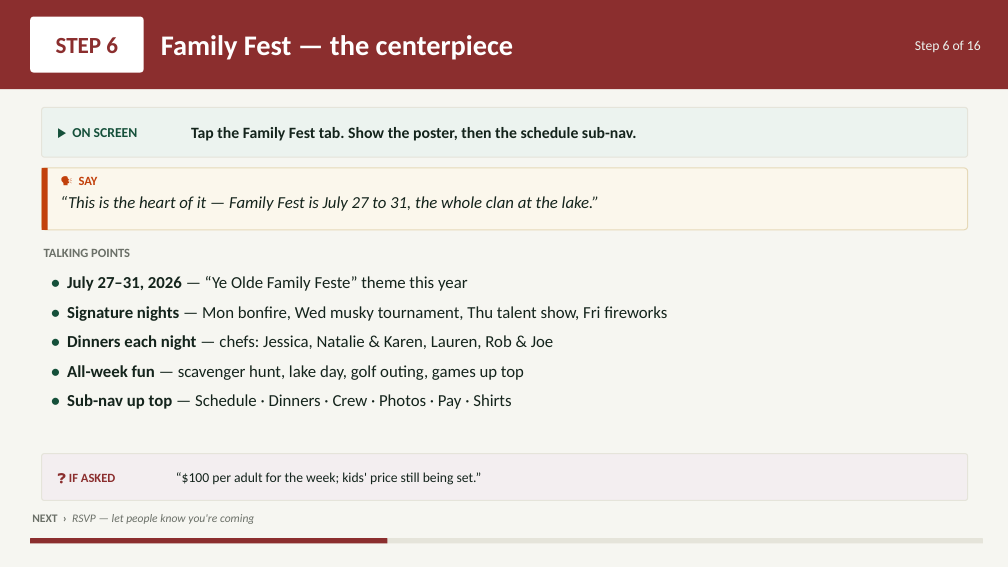
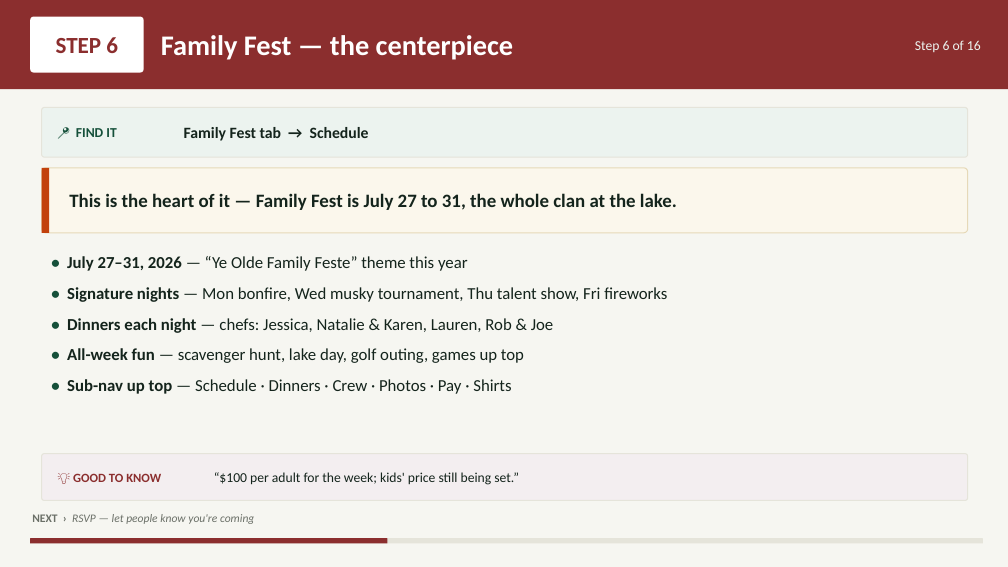
Before and after one commit to btheis15/mlr-app, a slide deck: slide 7 of presentation/MLR-App-Presentation.pptx. Drawn at 1008x567 pixels with LibreOffice and Linux fonts; fonts in the diff are those of the drawing. Boxes give left, top, right and bottom in pixels: in the first picture for what was removed or moved away, otherwise in the second. Text is boxed around its words. In the diff, an @@ line names an element or a change of style, - is before the commit and + after.

```diff
--- a/presentation/MLR-App-Presentation.pptx
+++ b/presentation/MLR-App-Presentation.pptx
@@ text at box(76, 128, 116, 137): text changed @@
-▶ ON SCREEN
+📍 FIND IT
@@ text at box(184, 127, 369, 141): text changed @@
-Tap the Family Fest tab. Show the poster, then the schedule sub-nav.
+Family Fest tab → Schedule
@@ text "This is the heart of ..." at box(69, 193, 677, 210): vertical alignment top to middle @@
@@ text removed at box(79, 176, 98, 185) @@
-🗣 SAY
@@ text at box(69, 193, 677, 210): text changed; size 16 to 18 pt; bold on; italic off @@
-“This is the heart of it — Family Fest is July 27 to 31, the whole clan at the lake.”
+This is the heart of it — Family Fest is July 27 to 31, the whole clan at the lake.
@@ text removed at box(44, 249, 130, 257) @@
-TALKING POINTS
@@ text "• July 27–31, 2026 — ...": place and size @@
-text "• July 27–31, 2026 — ..." at box(67, 276, 667, 409)
+text "• July 27–31, 2026 — ..." at box(67, 256, 667, 394)
@@ text "• July 27–31, 2026 — ..." at box(67, 256, 667, 394): more space between paragraphs @@
@@ text removed at box(69, 473, 116, 482) @@
-❓ IF ASKED
@@ text added at box(73, 473, 161, 482), 12 pt, text #8B2E2E, bold @@
+💡 GOOD TO KNOW
@@ text "“$100 per adult for the ...": place and size @@
-text "“$100 per adult for the ..." at box(176, 472, 482, 485)
+text "“$100 per adult for the ..." at box(214, 472, 519, 485)
```
Also in this commit, not shown: 14 other slides changed, 1 other file.
